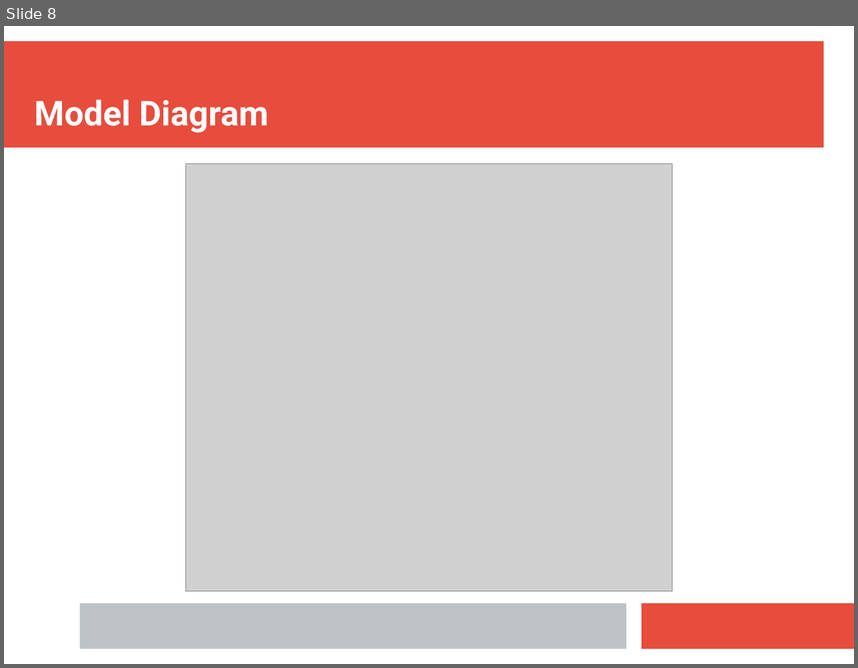
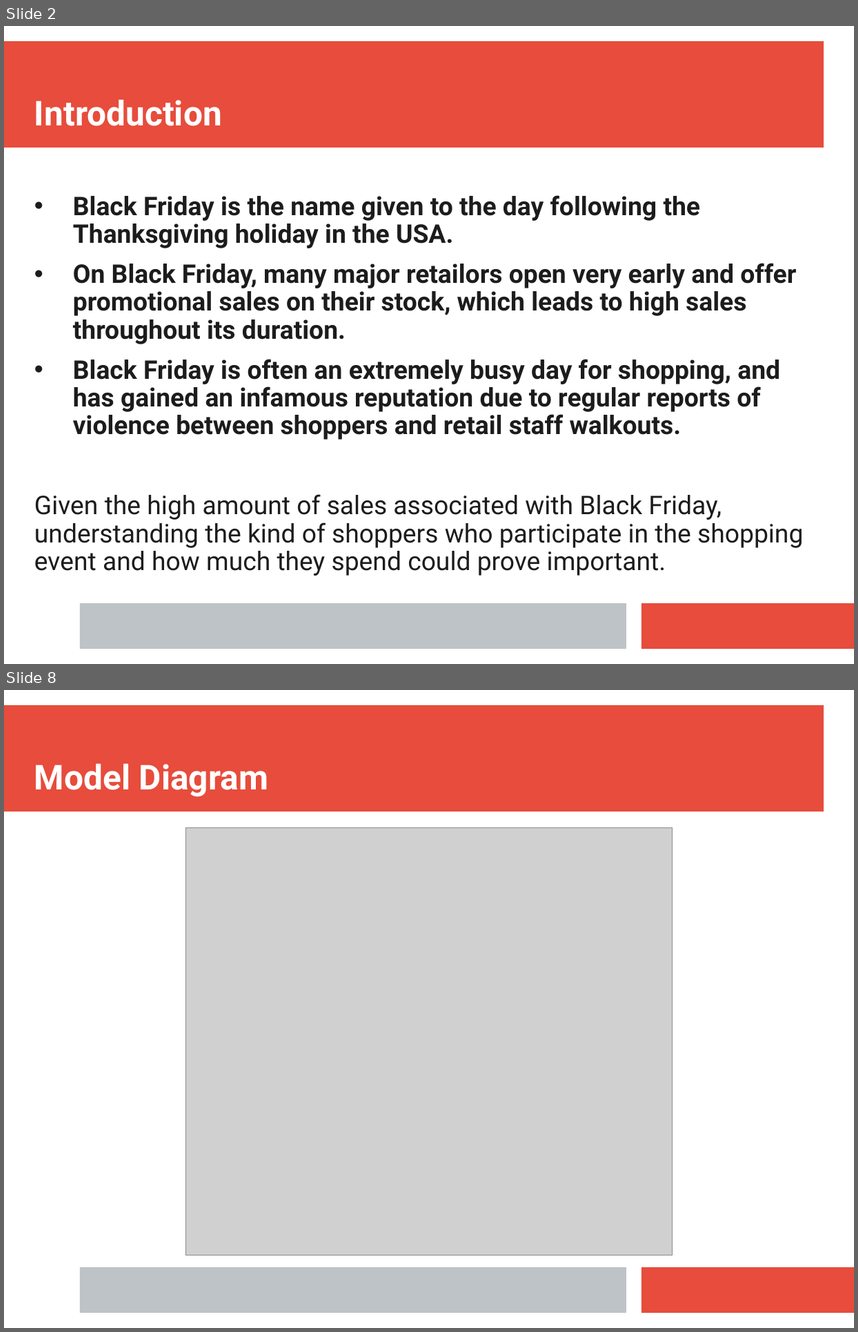
Before and after one commit to tim-kirkbride/BayesianAssignment, a slide deck: Presentation.pptx. Shown one above the other, each under a label of ours: slide 8 before the commit, slides 2 and 8 after it; the slides between them are not shown. The pictures are 858x668 and 858x1332 pixels, drawn with LibreOffice and Linux fonts; fonts in the diff are those of the drawing; grey boxes stand for pictures. Boxes give left, top, right and bottom in pixels: in the first picture for what was removed or moved away, otherwise in the second. Text is boxed around its words. In the diff, an @@ line names an element or a change of style, - is before the commit and + after.

Commit message:
presentation intro and visualisation interpretations

```diff
--- a/Presentation.pptx
+++ b/Presentation.pptx
@@ slide 2 added at (4,26,854,664), background #FFFFFF; not listed: 3 template elements that a slide beside it also shows @@
@@ text added at (34,99,222,126), 32 pt, text #FFFFFF, bold @@
+Introduction
@@ text added at (34,195,803,575), 24.1 pt, text #1C1C1C, bold @@
+• Black Friday is the name given to the day following the Thanksgiving holiday in the USA.
+• On Black Friday, many major retailors open very early and offer promotional sales on their stock, which leads to high sales throughout its duration.
+• Black Friday is often an extremely busy day for shopping, and has gained an infamous reputation due to regular reports of violence between shoppers and retail staff walkouts.
+Given the high amount of sales associated with Black Friday, understanding the kind of shoppers who participate in the shopping event and how much they spend could prove important.
```
Also in this commit, not shown: 2 slides changed, 4 other slides added, 5 slides removed.
